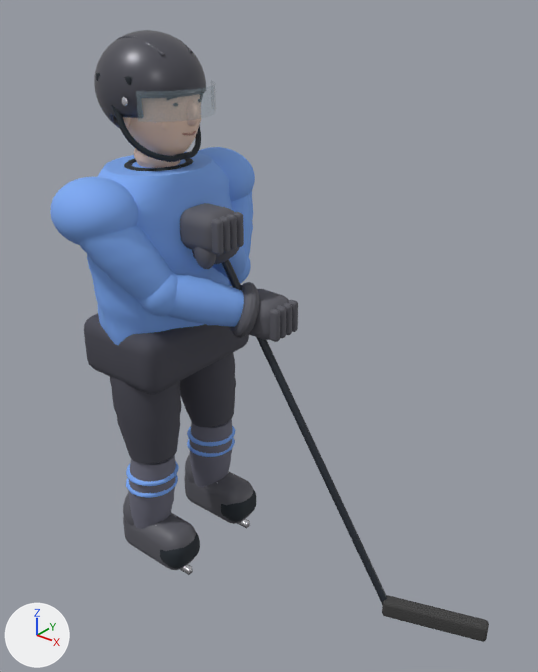
Before and after pictures for a commit that changed the glTF model public/models/skater.glb.
Rendered twice from a 50 mm camera at (1.7, -1.58, 1.94) aimed at (0.43, 0.0, 0.96). The axes (+X, +Y, +Z) are drawn at lower left. The lights are the same throughout. The picture after the commit comes second. Vertices at exactly the same position are counted once.

Script lines for the objects in view, before the commit:
```python
me_cube = bpy.data.meshes.new('Cube')
me_cube.from_pydata(...)  # 46442 vertices, 92180 faces; spans x -0.19..1.16, y -0.38..0.38, z 0.0..1.79
me_cube.materials.append(mat_pants)  # dark grey #454550
me_cube.materials.append(mat_jersey)  # blue #7caaf3
me_cube.materials.append(mat_sleeve)  # blue #7caaf3
me_cube.materials.append(mat_rubber)  # dark blue #1d262e
me_cube.materials.append(mat_trim)  # white #e5ebf1
me_cube.materials.append(mat_skin)  # beige #edcebc
me_cube.materials.append(mat_lips)  # beige #aa7c6f
me_cube.materials.append(mat_eyes)  # dark grey #3c4245
me_cube.materials.append(mat_helmet)  # dark grey #505059
me_cube.materials.append(mat_blade)  # white #e7e7ed
me_cube.materials.append(mat_visor)  # greyish blue #a6bdc8
me_cube.materials.append(mat_gloves)  # dark grey #595961
me_cube.materials.append(mat_socks)  # grey #6c6c7c
me_cube.materials.append(mat_skate)  # dark grey #595961
me_cube.materials.append(mat_stick)  # greyish blue #2c323b
me_cube.materials.append(mat_tape)  # dark grey #3f3f3f
ob_skatermesh = bpy.data.objects.new('skaterMesh', me_cube)
ob_skatermesh.location = (0.0, 0.0, 0.0)
```
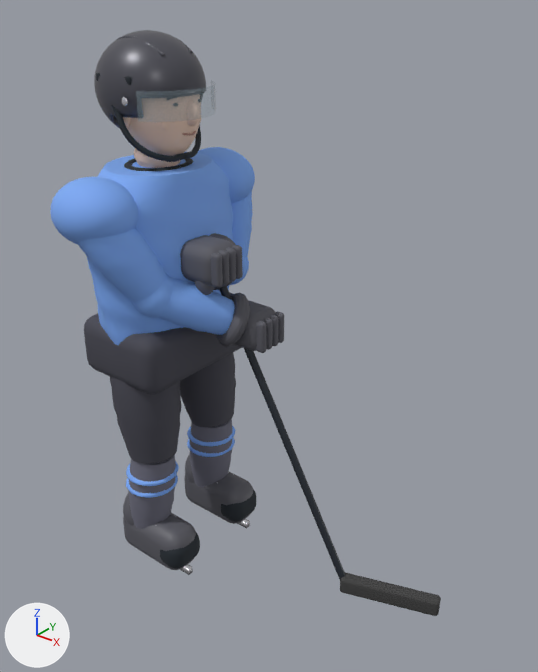
Commit message: Lower skater hands with better-proportioned hockey sticks

The edits, one by one:
me_cube is used by ob_skatermesh; location (0.0, 0.0, 0.0).
me_cube had 46442 vertices, 92180 faces and spanned x -0.19..1.16, y -0.38..0.38, z 0.0..1.79.
me_cube now has 46442 vertices, 92180 faces and spans x -0.19..0.99, y -0.38..0.38, z 0.0..1.79.
me_cube part 1: the loose piece of 416 vertices spanning x -0.05..0.15, y 0.15..0.36, z 1.02..1.35 is multiplied about its middle by the matrix ((0.991, 0.095, 0.097), (-0.081, 0.987, -0.135), (-0.108, 0.126, 0.986)), then moved by (-0.02, 0.02, -0.01).
me_cube part 2: the loose piece of 416 vertices spanning x 0.04..0.25, y -0.02..0.25, z 1.0..1.26 is multiplied about its middle by the matrix ((0.988, -0.018, 0.15), (0.056, 0.966, -0.253), (-0.141, 0.258, 0.956)), then moved by (-0.02, 0.02, -0.05).
me_cube part 3: the loose piece of 416 vertices spanning x -0.04..0.21, y -0.36..-0.12, z 1.05..1.37 is multiplied about its middle by the matrix ((0.989, -0.138, 0.056), (0.134, 0.989, 0.064), (-0.064, -0.056, 0.996)), then moved by (-0.01, 0.0, -0.01).
me_cube part 4: the loose piece of 416 vertices spanning x 0.11..0.36, y -0.21..0.07, z 0.95..1.14 is multiplied about its middle by the matrix ((0.997, -0.044, 0.071), (0.037, 0.994, 0.102), (-0.075, -0.099, 0.992)), then moved by (-0.04, 0.0, -0.03).
me_cube part 5: the loose piece of 610 vertices spanning x 0.09..0.23, y -0.24..-0.1, z 1.01..1.15 is moved by (-0.03, 0.0, -0.01).
me_cube part 6: the loose piece of 488 vertices spanning x 0.14..0.3, y -0.08..0.06, z 1.19..1.32 is moved by (0.0, -0.01, -0.1).
me_cube part 7: the loose piece of 296 vertices spanning x 0.28..0.31, y -0.08..-0.05, z 1.2..1.31 is moved by (0.0, -0.01, -0.1).
me_cube part 8: the loose piece of 296 vertices spanning x 0.28..0.31, y -0.05..-0.02, z 1.2..1.31 is moved by (0.0, -0.01, -0.1).
me_cube part 9: the loose piece of 296 vertices spanning x 0.28..0.31, y -0.02..0.01, z 1.2..1.31 is moved by (0.0, -0.01, -0.1).
me_cube part 10: the loose piece of 296 vertices spanning x 0.28..0.31, y 0.01..0.04, z 1.2..1.31 is moved by (0.0, -0.01, -0.1).
me_cube part 11: the loose piece of 1082 vertices spanning x 0.2..0.27, y -0.08..-0.03, z 1.14..1.25 is moved by (-0.01, 0.0, -0.09).
me_cube part 12: the loose piece of 416 vertices spanning x 0.11..0.27, y -0.04..0.1, z 1.14..1.28 is multiplied about its middle by the matrix ((0.988, -0.018, 0.15), (0.056, 0.966, -0.253), (-0.141, 0.258, 0.956)), then moved by (-0.01, 0.0, -0.08).
me_cube part 13: the loose piece of 488 vertices spanning x 0.27..0.43, y 0.01..0.15, z 0.91..1.04 is moved by (-0.05, 0.0, -0.05).
me_cube part 14: the loose piece of 296 vertices spanning x 0.41..0.44, y 0.02..0.05, z 0.93..1.03 is moved by (-0.05, 0.0, -0.05).
me_cube part 15: the loose piece of 296 vertices spanning x 0.41..0.44, y 0.05..0.08, z 0.93..1.03 is moved by (-0.05, 0.0, -0.05).
me_cube part 16: the loose piece of 296 vertices spanning x 0.41..0.44, y 0.08..0.11, z 0.93..1.03 is moved by (-0.05, 0.0, -0.05).
me_cube part 17: the loose piece of 296 vertices spanning x 0.41..0.44, y 0.11..0.14, z 0.93..1.03 is moved by (-0.05, 0.0, -0.05).
me_cube part 18: the loose piece of 416 vertices spanning x 0.24..0.39, y -0.04..0.09, z 0.92..1.09 is moved by (-0.05, 0.0, -0.05).
me_cube part 19: the loose piece of 48 vertices spanning x 0.16..0.86, y 0.0..0.13, z 0.01..1.28 is scaled about its middle by (0.75, 1, 0.928), then moved by (-0.08, 0.0, -0.05).
me_cube part 20: the loose piece of 296 vertices spanning x 0.83..1.16, y 0.1..0.24, z 0.0..0.07 is moved by (-0.17, 0.0, 0.0).
Other edits to the shape of me_cube do not show in these pictures.

Location of each change, [x1, y1, x2, y2] in pixels of the pictures (538 x 672 px; the box of a moved part takes in the faces that stretch with it):
'skaterMesh', reshaped (11% narrower)
    before: [50, 30, 489, 642]
    after: [50, 30, 441, 616]
part 1 of me_cube, moved or reshaped
    before: [231, 191, 253, 257]
    after: [231, 191, 253, 258]
part 2 of me_cube, moved or reshaped (mostly hidden afterwards)
    before: [213, 246, 247, 279]
    after: [235, 255, 245, 281]
part 3 of me_cube, moved or reshaped
    before: [79, 226, 171, 301]
    after: [78, 229, 166, 302]
part 4 of me_cube, moved or reshaped
    before: [168, 274, 244, 327]
    after: [159, 278, 235, 335]
part 5 of me_cube, moved or reshaped
    before: [139, 271, 178, 316]
    after: [132, 274, 173, 318]
part 6 of me_cube, moved or reshaped
    before: [180, 203, 234, 255]
    after: [180, 235, 233, 287]
part 7 of me_cube, moved or reshaped
    before: [211, 219, 224, 255]
    after: [211, 253, 223, 288]
part 8 of me_cube, moved or reshaped
    before: [219, 216, 230, 252]
    after: [219, 250, 229, 285]
part 9 of me_cube, moved or reshaped
    before: [226, 214, 237, 250]
    after: [226, 247, 236, 282]
part 10 of me_cube, moved or reshaped
    before: [233, 212, 244, 247]
    after: [232, 245, 243, 279]
part 11 of me_cube, moved or reshaped
    before: [194, 247, 216, 269]
    after: [194, 281, 214, 295]
part 12 of me_cube, moved or reshaped (mostly hidden)
    before: [192, 247, 240, 264]
    after: [209, 233, 236, 290]
part 13 of me_cube, moved or reshaped
    before: [249, 289, 289, 340]
    after: [234, 300, 275, 351]
part 14 of me_cube, moved or reshaped
    before: [269, 309, 280, 342]
    after: [256, 321, 267, 353]
part 15 of me_cube, moved or reshaped
    before: [277, 306, 286, 338]
    after: [264, 318, 273, 350]
part 16 of me_cube, moved or reshaped
    before: [283, 303, 292, 335]
    after: [270, 315, 278, 346]
part 17 of me_cube, moved or reshaped
    before: [288, 300, 298, 332]
    after: [275, 311, 284, 343]
part 18 of me_cube, moved or reshaped
    before: [230, 282, 259, 338]
    after: [216, 293, 250, 347]
part 19 of me_cube, moved or reshaped (mostly hidden)
    before: [222, 259, 387, 605]
    after: [219, 286, 345, 579]
part 20 of me_cube, moved or reshaped
    before: [382, 595, 489, 642]
    after: [340, 572, 441, 616]
